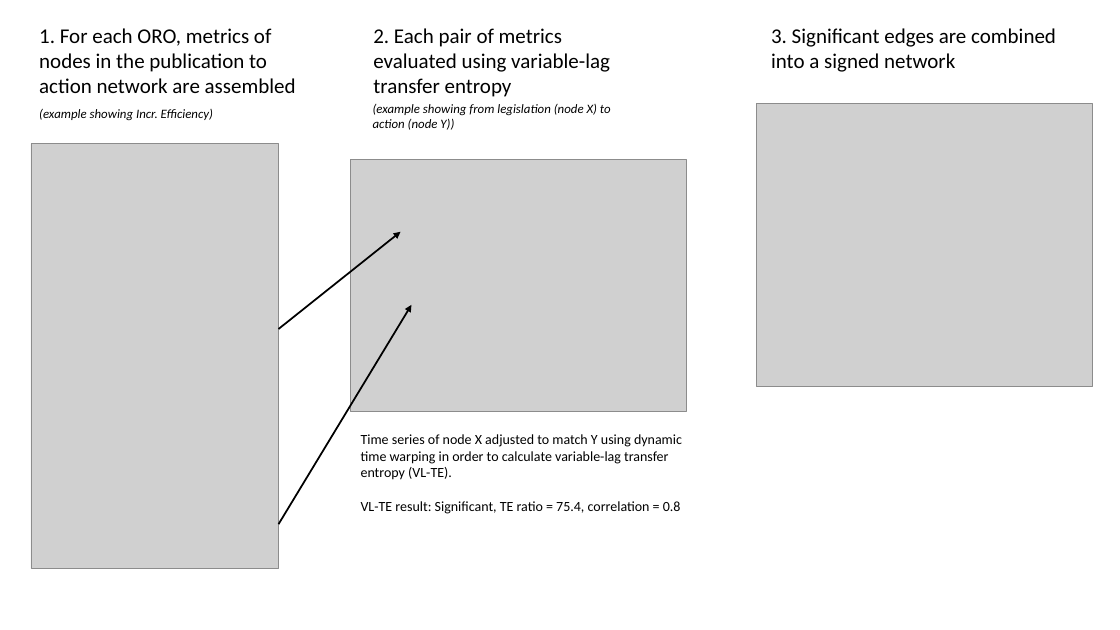
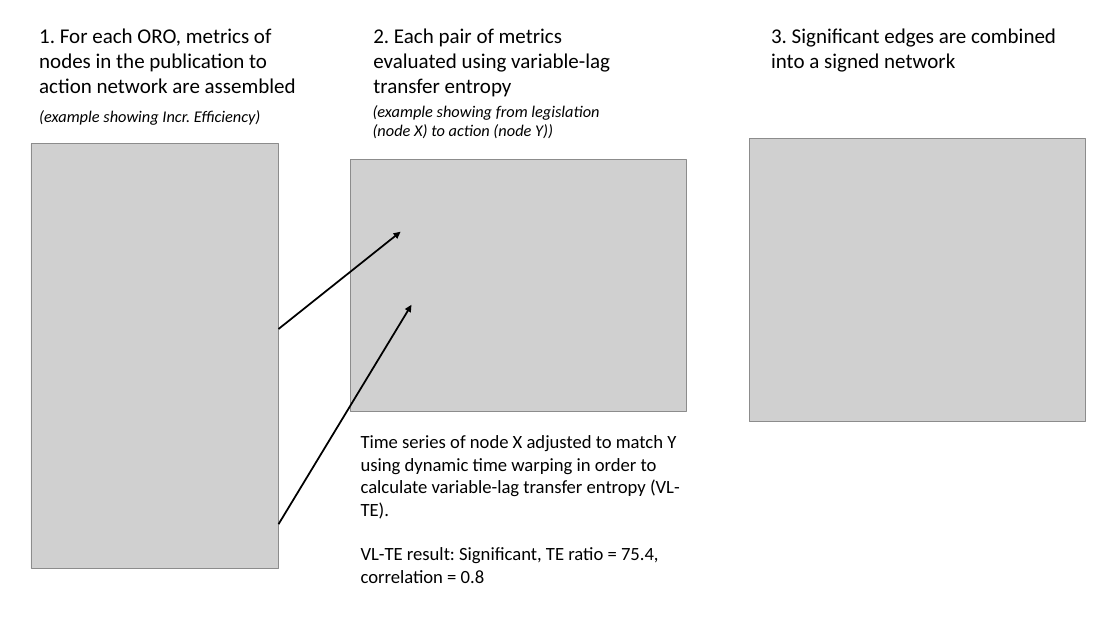
Before and after one commit to dveytia/ORO-product-1-mitigation, a slide deck: slide 1 of figures/main/VLTE_diagram/VLTE_diagram.pptx. Drawn at 1120x630 pixels with LibreOffice and Linux fonts; fonts in the diff are those of the drawing; grey boxes stand for pictures. Boxes give left, top, right and bottom in pixels: in the first picture for what was removed or moved away, otherwise in the second. Text is boxed around its words. In the diff, an @@ line names an element or a change of style, - is before the commit and + after.

```diff
--- a/figures/main/VLTE_diagram/VLTE_diagram.pptx
+++ b/figures/main/VLTE_diagram/VLTE_diagram.pptx
@@ text "(example showing Incr. Efficiency)" at [39, 110, 261, 125]: size 11 to 14 pt @@
@@ text "(example showing from legislation (node ..." at [373, 105, 599, 138]: size 11 to 14 pt @@
@@ picture: place and size @@
-picture at [757, 103, 1093, 387]
+picture at [749, 139, 1086, 422]
@@ text "Time series of node X ..." at [361, 435, 680, 583]: size 12 to 16 pt @@
```
Also in this commit, not shown: 4 other files.
